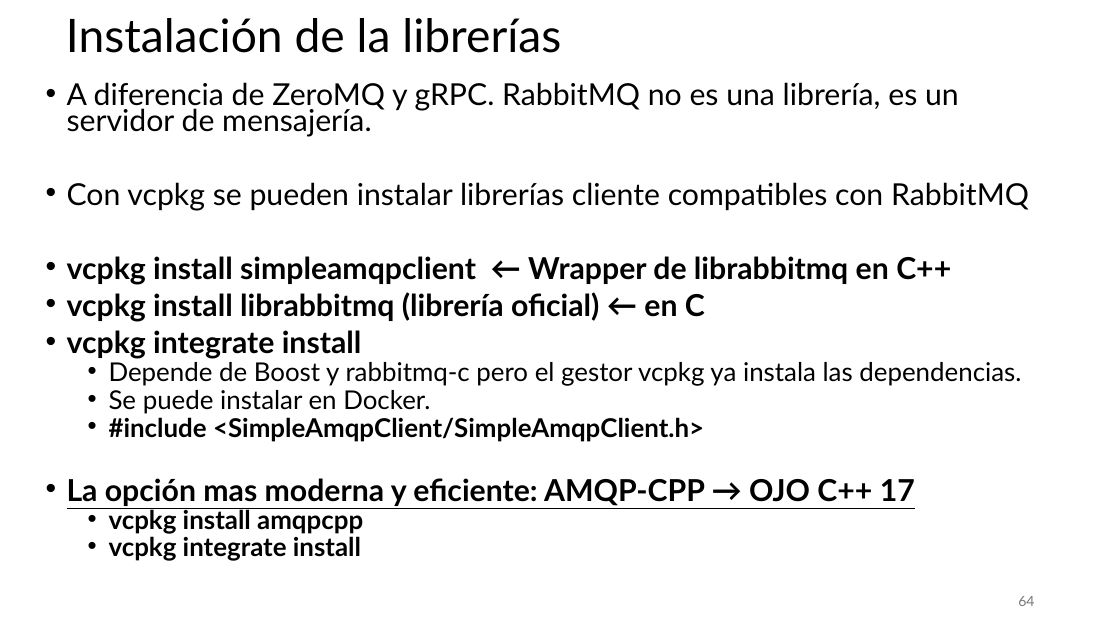
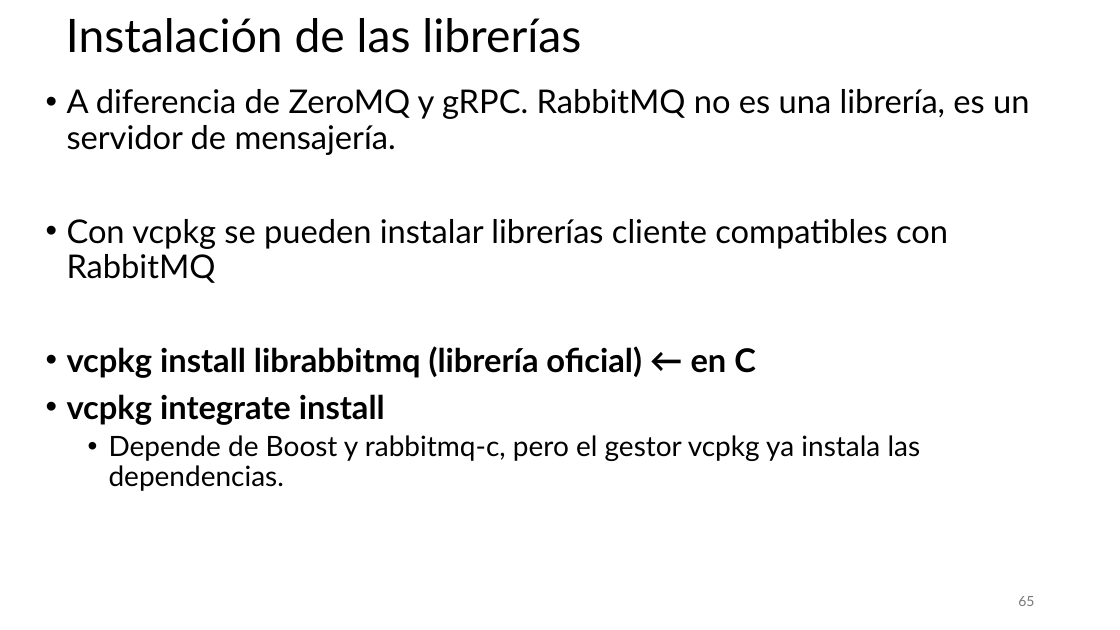
Before and after one commit to aldebarran22/CURSO_CPP_SERVICIOS_30H, a slide deck: slide 65 of doc/3_Comunicacion_microservicios_C++.pptx (slide 64 before the commit). Drawn at 1120x630 pixels with LibreOffice and Linux fonts; fonts in the diff are those of the drawing. Boxes give left, top, right and bottom in pixels: in the first picture for what was removed or moved away, otherwise in the second. Text is boxed around its words. In the diff, an @@ line names an element or a change of style, - is before the commit and + after.

```diff
--- a/doc/3_Comunicacion_microservicios_C++.pptx
+++ b/doc/3_Comunicacion_microservicios_C++.pptx
@@ title at [66,18,581,53]: text changed @@
-Instalación de la librerías
+Instalación de las librerías
@@ text at [67,89,1029,425]: size 25.9 to 28 pt in "A diferencia de ZeroMQ y gRPC. RabbitMQ ...", "Con vcpkg se pueden instalar librerías cliente ...", "vcpkg install librabbitmq (librería oficial) ← en ...", "vcpkg integrate install"; line spacing 0.7 to 0.9 @@
@@ text at [67,256,951,285]: paragraph removed @@
-• vcpkg install simpleamqpclient ← Wrapper de librabbitmq en C++
@@ text at [109,435,921,491]: text changed; size 22.2 to 24 pt; bold off @@
-  • Depende de Boost y rabbitmq-c pero el gestor vcpkg ya instala las dependencias.
-  • Se puede instalar en Docker.
-  • #include <SimpleAmqpClient/SimpleAmqpClient.h>
-• La opción mas moderna y eficiente: AMQP-CPP → OJO C++ 17
-  • vcpkg install amqpcpp
-  • vcpkg integrate install
+  • Depende de Boost y rabbitmq-c, pero el gestor vcpkg ya instala las dependencias.
@@ page number at [1018,596,1034,606]: text changed @@
-64
+65
```
Also in this commit, not shown: 2 other slides changed, 2 slides added, 11 other files.
